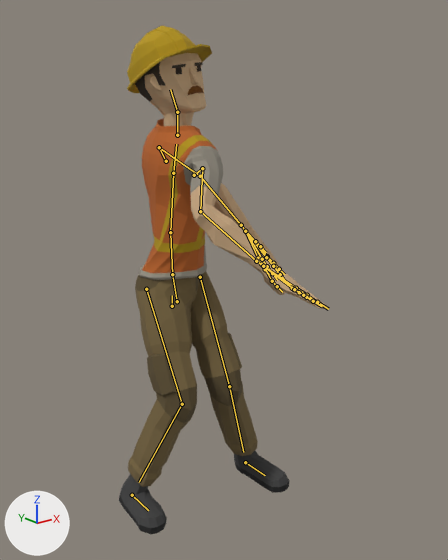
One commit to the glTF model app/src/main/assets/characters/Worker.gltf: the scene before it, then after it.
Camera for both pictures: a camera (50 mm lens) standing at (-1.242, -1.815, 1.57) and looking at (0.058, -0.189, 0.92). Lighting does not change. The marker at lower left points along +X, +Y and +Z. The older version comes first. Both versions are drawn at frame 1 of the action 'Windup_FH'; the numbers are the values there. The bones that change, and the others that lie on the model, are drawn over the model as lines.

Names of what the first picture shows: 'Worker_Body', 'Worker_Feet', 'Worker_Head', 'Worker_Legs'.
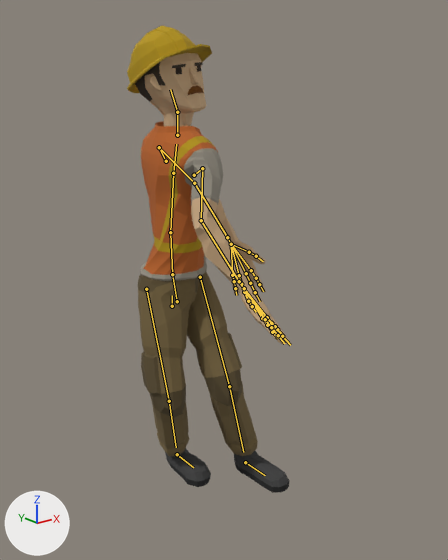
Boxes (x1, y1, x2, y2) around the edits, measured in the pictures (448 x 560 px):
'Worker_Body', posed (21% narrower, 17% taller): before (138, 118, 329, 309); after (140, 121, 291, 344)
'Worker_Legs', posed (8% narrower, 14% shorter): before (128, 271, 258, 487); after (138, 271, 258, 456)
'Worker_Feet', posed: before (119, 451, 290, 534); after (165, 448, 290, 493)
bone 'UpperArm.L', root to tip: before (159, 147) to (200, 176); after (159, 147) to (194, 183)
bone 'LowerArm.L', root to tip: before (200, 176) to (241, 225); after (194, 183) to (227, 237)
bone 'Wrist.L', root to tip: before (241, 225) to (245, 231); after (227, 237) to (231, 244)
bone 'UpperArm.R', root to tip: before (202, 168) to (200, 211); after (202, 168) to (201, 220)
bone 'LowerArm.R', root to tip: before (200, 211) to (256, 261); after (201, 220) to (239, 281)
bone 'UpperLeg.R', root to tip: before (146, 289) to (182, 404); after (146, 289) to (169, 401)
bone 'LowerLeg.R', root to tip: before (182, 404) to (139, 482); after (169, 401) to (176, 447)
bone 'Foot.R', root to tip: before (132, 495) to (148, 510); after (177, 454) to (193, 467)

What the commit changed:
Bone 'UpperArm.L' (bone_upperarm_l) turns from (-37, -43, -108) to (-112, -50, -18) degrees about its own x, y and z.
Bone 'LowerArm.L' (bone_lowerarm_l) turns from (-16, 2, 10) to (-5, 18, 21) degrees about its own x, y and z.
Bone 'Wrist.L' (bone_wrist_l) turns from (-4, 0, -1) to (-1, 0, -1) degrees about its own x, y and z.
Bone 'UpperArm.R' (bone_upperarm_r) turns from (-52, -44, 13) to (-71, -33, 33) degrees about its own x, y and z.
Bone 'LowerArm.R' (bone_lowerarm_r) turns from (33, -18, 34) to (24, -9, 21) degrees about its own x, y and z.
Bone 'UpperLeg.R' (bone_upperleg_r) turns from (1, -6, -21) to (3, 9, -6) degrees about its own x, y and z.
Bone 'LowerLeg.R' (bone_lowerleg_r) turns from (43, -7, 5) to (33, 11, -8) degrees about its own x, y and z.
Bone 'Foot.R' (bone_foot_r) moves from (-0.096, -0.112, -0.001) to (0.204, -0.232, -0.001).
